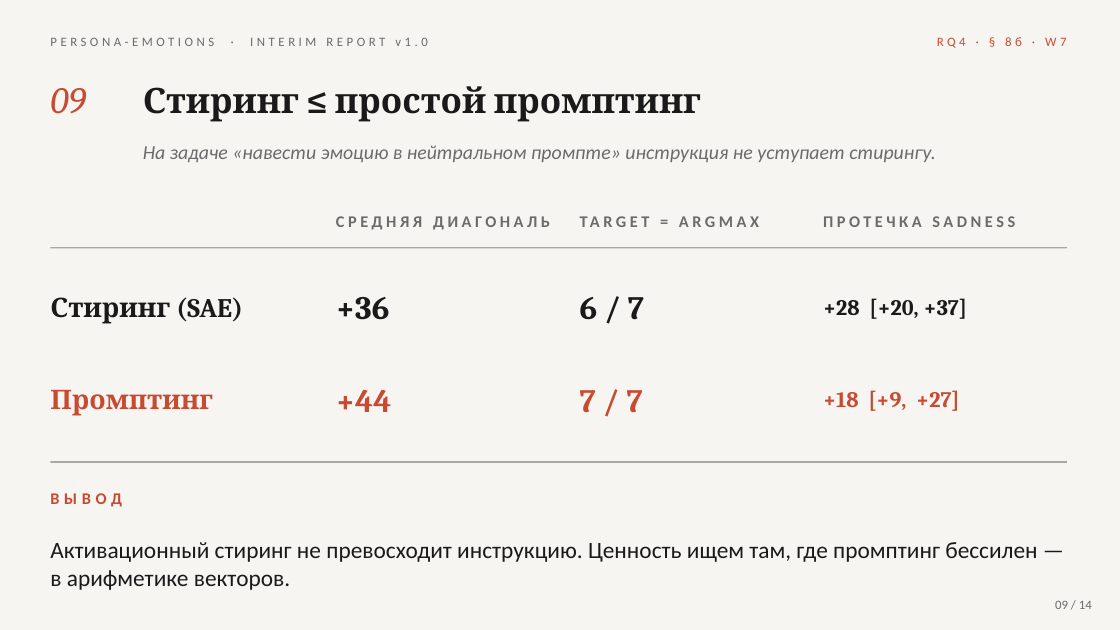
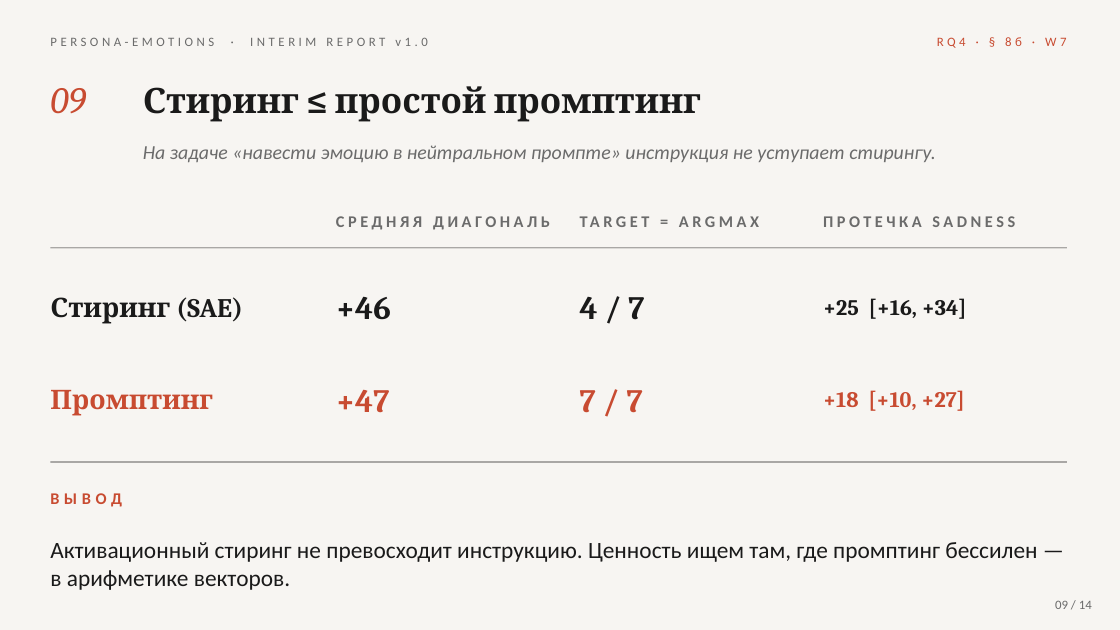
Before and after one commit to dmagog/persona-emotions, a slide deck: slide 10 of Presentation.pptx. Drawn at 1120x630 pixels with LibreOffice and Linux fonts; fonts in the diff are those of the drawing. Boxes give left, top, right and bottom in pixels: in the first picture for what was removed or moved away, otherwise in the second. Text is boxed around its words. In the diff, an @@ line names an element or a change of style, - is before the commit and + after.

Commit message:
review: critical sweep — sync stale numbers, expand status table, slides
REPORT.md / REPORT_humanized.md:
- §1 Данные: '832/920 пар' → '905/1000 пар' (after guilt regen: 115/125 added)
- §8 intro: clarify the n=14 encoder mini-table is the early raw-vs-SAE
  comparison, with pointer to §8а for the authoritative n=56 judge matrix
- §8 sanity-check (line 'guilt 32→78'): label as 'early sanity-check on
  the initial pool', cross-reference §8а for the authoritative numbers
  on the updated pool (vector + 8 guilt prompts changed since)
- §Угрозы W7 row: expand to reflect new prompting-vs-steering comparison
  (prompting wins by argmax 7/7 vs 4/7, leakage +18 vs +25, by-diagonal 3/7)

Presentation.pptx:
- slide 5 (RQ1): 6/7 → 7/7 significant diagonals (judge n=56)
- slide 10 (W7): refresh prompting-vs-steering table — steering avg
  diagonal +36→+46, argmax 6/7→4/7, leak +28→+25; prompting +44→+47,
  leak +18 (interval tightened); ВЫВОД text unchanged (still 'activation
  steering does not exceed instruction')
- slide 11 (§9): joy+sad obe vverkh +17/+26 → +23/+22; joy-sad
  joy +33→+50 → +41→+56; sadness -14→-28 → -17→-34; '5/7' → '5/5'
  (out of 5 leaking emotions tested, all 5 reduce sadness)
- slide 13 (Выводы): RQ1 6/7→7/7; RQ2 +28→+25; RQ4 +50/-28 → +56/-34
- slide 14 (план): W8 row 'аттрактор sadness с CI' → '+25 / fear-аггрегатор'

```diff
--- a/Presentation.pptx
+++ b/Presentation.pptx
@@ text at (336, 296, 391, 320): text changed @@
-+36
++46
@@ text at (580, 297, 644, 320): text changed @@
-6 / 7
+4 / 7
@@ text at (823, 298, 967, 319): text changed @@
-+28 [+20, +37]
++25 [+16, +34]
@@ text at (336, 390, 389, 413): text changed @@
-+44
++47
@@ text at (823, 390, 964, 411): text changed @@
-+18 [+9, +27]
++18 [+10, +27]
```
Also in this commit, not shown: 4 other slides changed, 2 other files.
